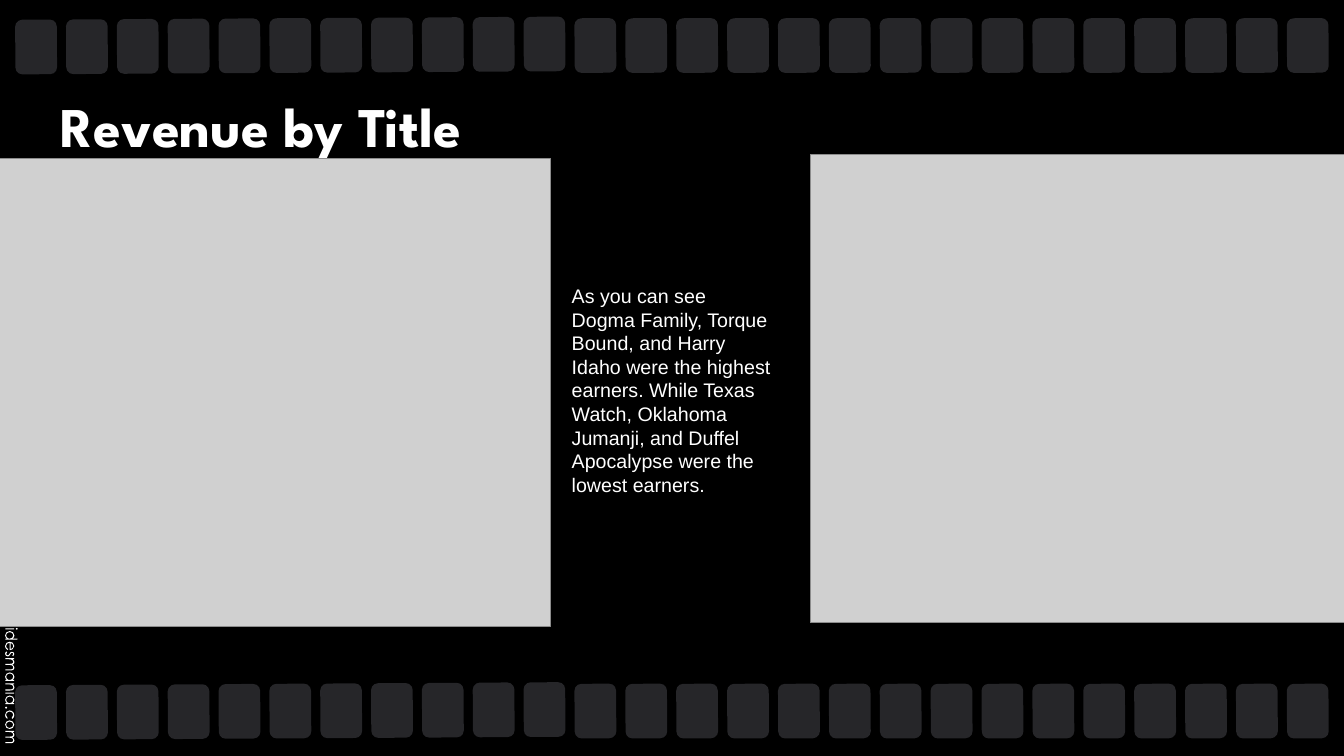
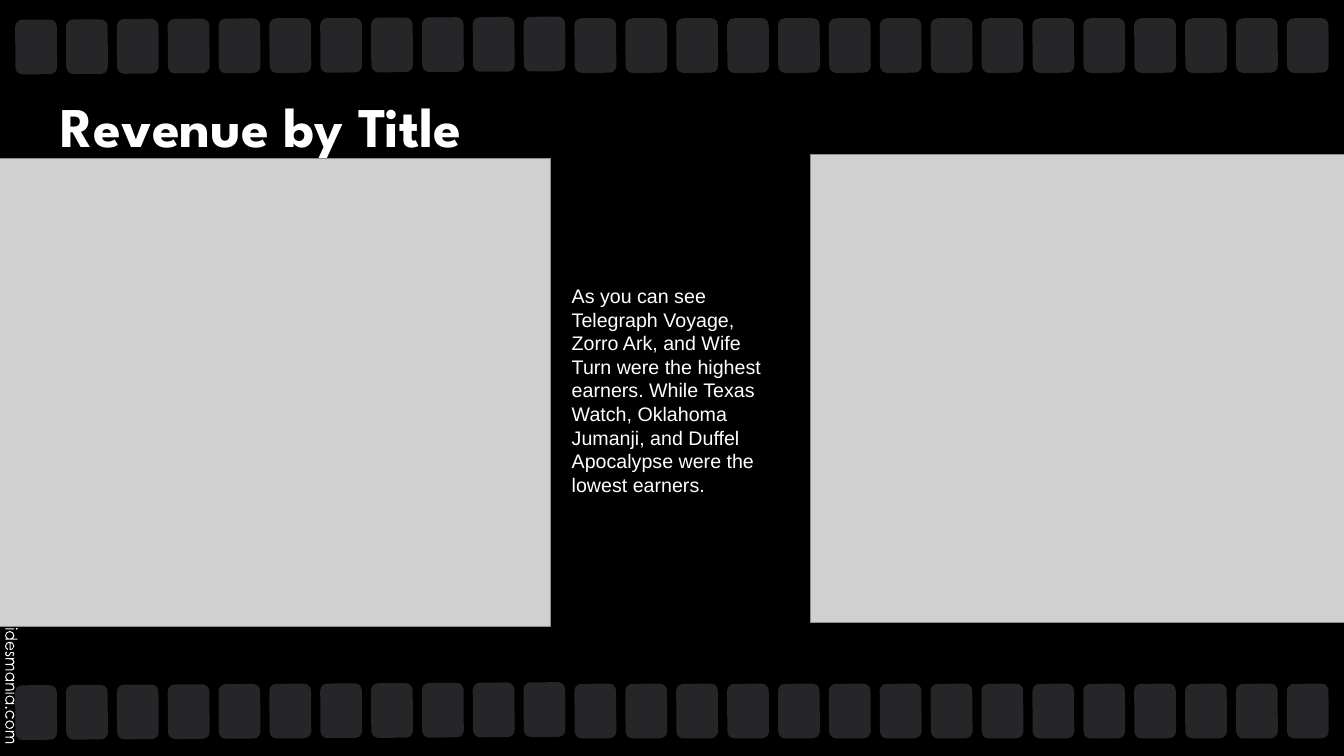
Before and after one commit to Lward23/Rockbuster-Stealth, a slide deck: slide 3 of Presentation/Rockbuster Stealth Presentation.pptx. Drawn at 1344x756 pixels with LibreOffice and Linux fonts; fonts in the diff are those of the drawing; grey boxes stand for pictures. Boxes give left, top, right and bottom in pixels: in the first picture for what was removed or moved away, otherwise in the second. Text is boxed around its words. In the diff, an @@ line names an element or a change of style, - is before the commit and + after.

Commit message:
Corrected slide on presentation

```diff
--- a/Presentation/Rockbuster Stealth Presentation.pptx
+++ b/Presentation/Rockbuster Stealth Presentation.pptx
@@ text at (x1=572, y1=289, x2=761, y2=493): text changed @@
-As you can see Dogma Family, Torque Bound, and Harry Idaho were the highest earners. While Texas Watch, Oklahoma Jumanji, and Duffel Apocalypse were the lowest earners.
+As you can see Telegraph Voyage, Zorro Ark, and Wife Turn were the highest earners. While Texas Watch, Oklahoma Jumanji, and Duffel Apocalypse were the lowest earners.
```
